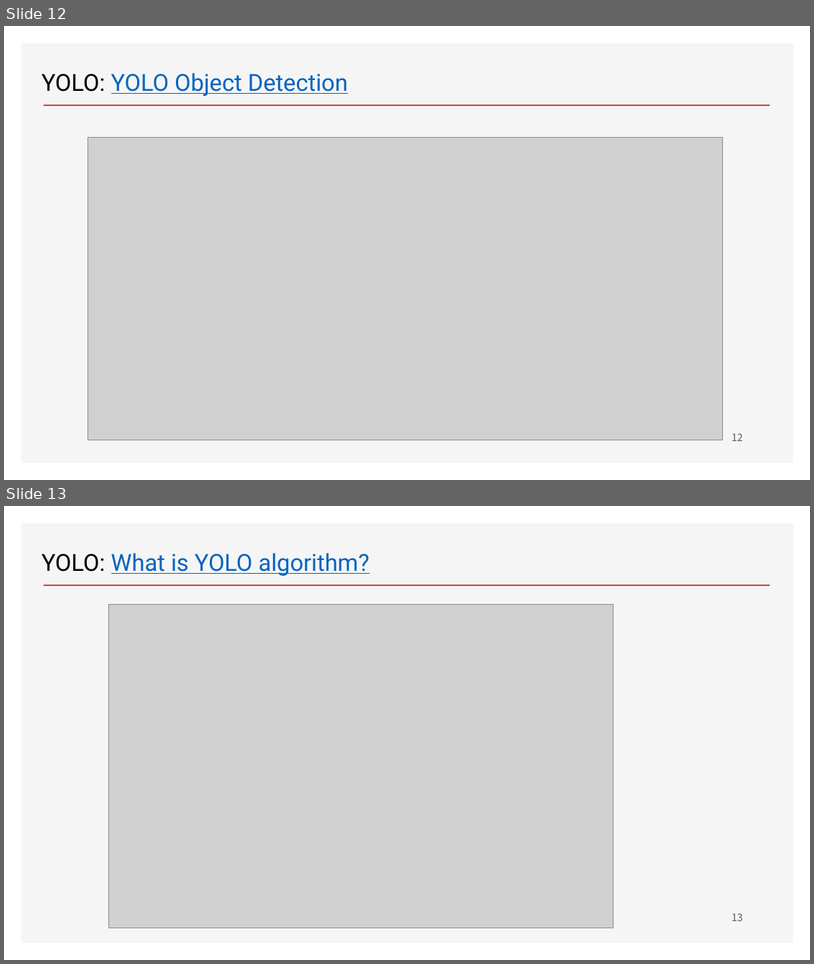
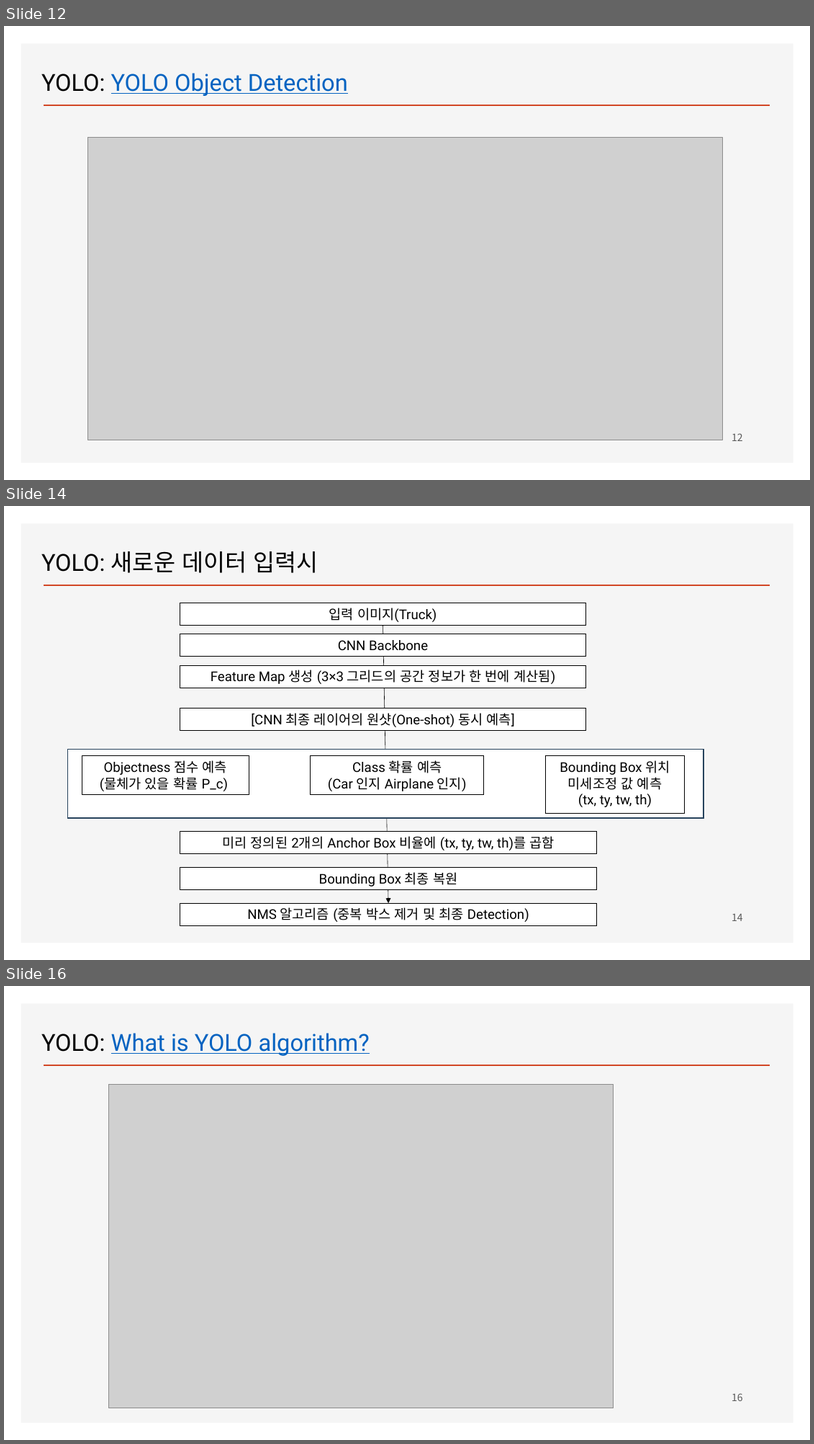
Before and after one commit to ancestor9/2026_Fall_Deep-Learning-with-Python, a slide deck: CNN/Object detection_YOLO.pptx. Shown one above the other, each under a label of ours: slides 12 and 13 before the commit, slides 12, 14 and 16 after it; the slides between them are not shown. The pictures are 814x964 and 814x1444 pixels, drawn with LibreOffice and Linux fonts; fonts in the diff are those of the drawing; grey boxes stand for pictures; background and template pictures are left out. Boxes give left, top, right and bottom in pixels: in the first picture for what was removed or moved away, otherwise in the second. Text is boxed around its words. In the diff, an @@ line names an element or a change of style, - is before the commit and + after.

```diff
--- a/CNN/Object detection_YOLO.pptx
+++ b/CNN/Object detection_YOLO.pptx
@@ slide 14 added at box(4, 506, 810, 960), background #FFFFFF; not listed: 2 template elements that a slide beside it also shows @@
@@ text added at box(41, 551, 319, 573), 28 pt, text #000000 @@
+YOLO: 새로운 데이터 입력시
@@ rectangle added at box(180, 602, 587, 626), fill #FFFFFF, outline #000000 0.75 pt, 16 pt, text #000000 @@
+입력 이미지(Truck)
@@ rectangle added at box(180, 634, 587, 656), fill #FFFFFF, outline #000000 0.75 pt, 16 pt, text #000000 @@
+CNN Backbone
@@ arrow added from (383, 626) to (388, 903), #000000 0.5 pt @@
@@ rectangle added at box(180, 665, 587, 687), fill #FFFFFF, outline #000000 0.75 pt, 16 pt, text #000000 @@
+Feature Map 생성 (3×3 그리드의 공간 정보가 한 번에 계산됨)
@@ rectangle added at box(180, 708, 587, 731), fill #FFFFFF, outline #000000 0.75 pt, 16 pt, text #000000 @@
+[CNN 최종 레이어의 원샷(One-shot) 동시 예측]
@@ rectangle added at box(67, 749, 704, 818), fill #FFFFFF, outline #28445D 1 pt @@
@@ rectangle added at box(82, 756, 249, 795), fill #FFFFFF, outline #000000 0.75 pt, 16 pt, text #000000 @@
+Objectness 점수 예측
+(물체가 있을 확률 P_c)
@@ rectangle added at box(311, 756, 484, 795), fill #FFFFFF, outline #000000 0.75 pt, 16 pt, text #000000 @@
+Class 확률 예측
+(Car 인지 Airplane 인지)
@@ rectangle added at box(545, 756, 685, 813), fill #FFFFFF, outline #000000 0.75 pt, 16 pt, text #000000 @@
+Bounding Box 위치 미세조정 값 예측
+(tx, ty, tw, th)
@@ rectangle added at box(180, 831, 597, 853), fill #FFFFFF, outline #000000 0.75 pt, 16 pt, text #000000 @@
+미리 정의된 2개의 Anchor Box 비율에 (tx, ty, tw, th)를 곱함
@@ rectangle added at box(180, 867, 597, 890), fill #FFFFFF, outline #000000 0.75 pt, 16 pt, text #000000 @@
+Bounding Box 최종 복원
@@ rectangle added at box(180, 903, 597, 925), fill #FFFFFF, outline #000000 0.75 pt, 16 pt, text #000000 @@
+NMS 알고리즘 (중복 박스 제거 및 최종 Detection)
@@ page number added at box(732, 914, 743, 921), 12 pt, text #595959 @@
+14
@@ what was slide 13 is now slide 16 @@
@@ page number at box(732, 1393, 743, 1401): text changed @@
-13
+16
```
Also in this commit, not shown: 3 slides changed, 2 other slides added.
